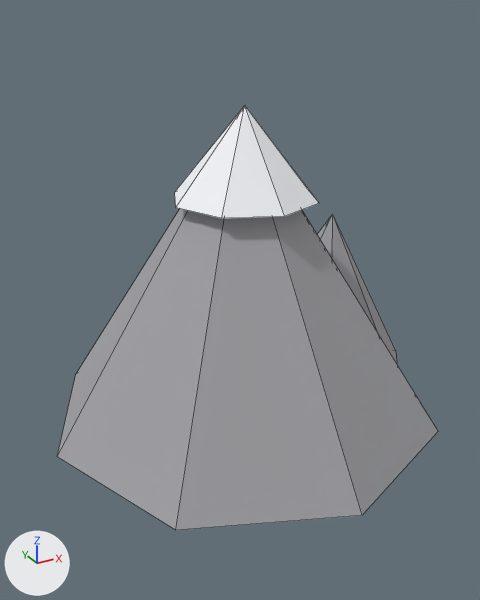
Two versions of the FBX model Assets/Game/Art/Models/Nature/Mountain_Big.fbx, one commit apart.
Both versions are drawn from a 50 mm lens placed at (-4.45, -7.96, 5.76), pointed at (-0.22, -0.26, 1.91). The axes (+X, +Y, +Z) are drawn at lower left. The lights are the same throughout. The picture after the commit comes second. Mesh edges are drawn as thin lines. Where no turn or scale is listed for an object, it has been applied to the vertices.

The first picture shows 'Mountain_Big'.
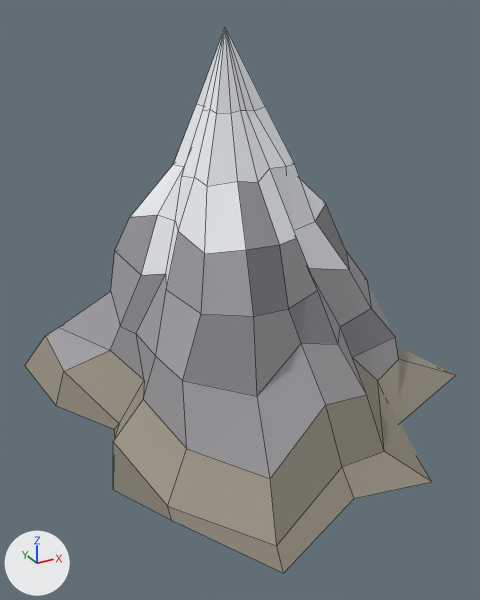
Boxes [x1, y1, x2, y2] around the edits, measured in the pictures (480 x 600 px):
'Mountain_Big', reshaped (13% wider, 29% taller): before [57, 106, 438, 530]; after [25, 27, 455, 573]
part 1 of me_원뿔_010, rebuilt: before [57, 209, 438, 530]; after [25, 27, 455, 573]
part 2 of me_원뿔_010, deleted: before [175, 106, 318, 218]
part 3 of me_원뿔_010, deleted: before [317, 214, 397, 363]

Edits to the bpy script that builds the scene:
```text
Add mat_mtn_scree:
    mat_mtn_scree = principled_material('Mtn_Scree')
    mat_mtn_scree.base_color = (0.33, 0.3, 0.24)  # grey #9b9586
    mat_mtn_scree.roughness = 0.95
Add mat_mtn_rockdark:
    mat_mtn_rockdark = principled_material('Mtn_RockDark')
    mat_mtn_rockdark.base_color = (0.25, 0.24, 0.26)  # grey #89868b
    mat_mtn_rockdark.roughness = 0.95
Change me_원뿔_010:
    used by ob_mountain_big; location = (0.0, 0.0, 0.0)
    remove me_원뿔_010.from_pydata(...)  # 26 vertices, 26 faces; spans x -3.0..3.26, y -3.0..3.0, z 0.0..4.57
    add me_원뿔_010.from_pydata(...)  # 129 vertices, 129 faces; spans x -2.83..3.33, y -3.43..3.35, z 0.0..5.55
    me_원뿔_010 part 1: the loose piece of 9 vertices spanning x -3.0..3.0, y -3.0..3.0, z 0.0..4.5 is rebuilt with 129 vertices and now spans x -2.83..3.33, y -3.43..3.35, z 0.0..5.55
    me_원뿔_010 part 2: the loose piece of 9 vertices spanning x -1.05..1.05, y -1.05..1.05, z 3.33..4.57 is deleted
    me_원뿔_010 part 3: the loose piece of 8 vertices spanning x 0.14..3.26, y -0.94..2.1, z 0.0..2.7 is deleted
    add me_원뿔_010.materials.append(mat_mtn_scree)  # grey #9b9586
    add me_원뿔_010.materials.append(mat_mtn_rockdark)  # grey #89868b
```
